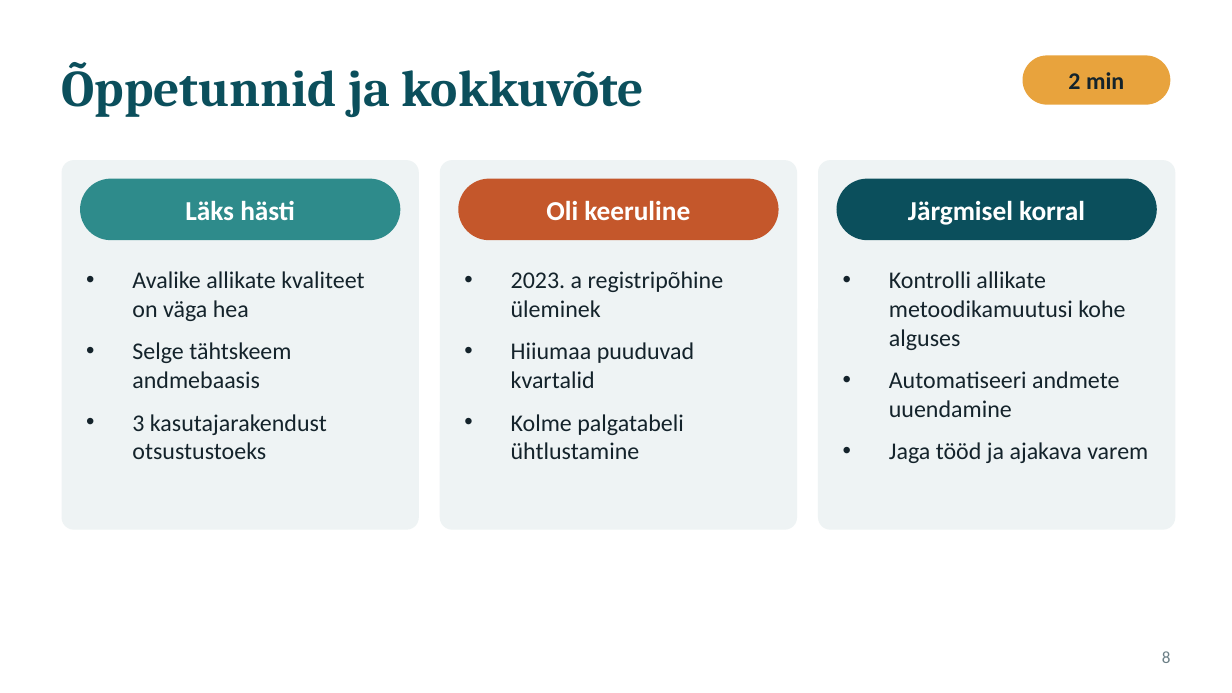
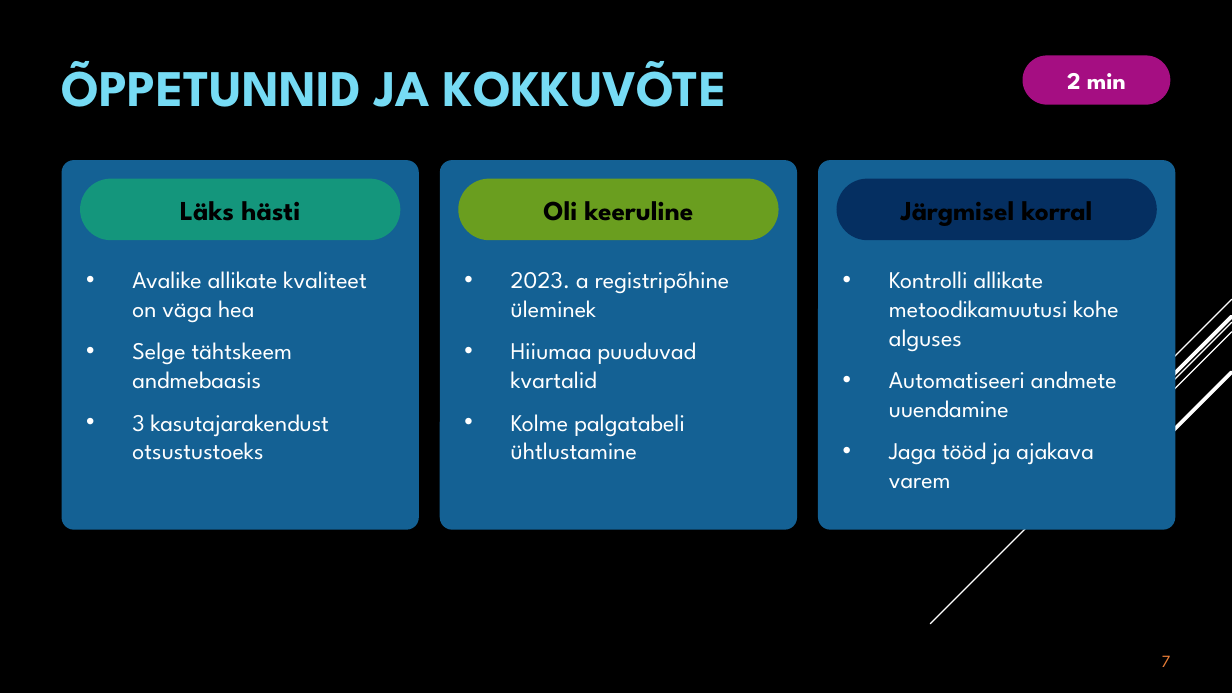
Before and after one commit to kaidisoiela/Grupitoo_kinnisvara, a slide deck: slide 7 of Eesti_kinnisvaraturu_ja_ostujõu_analüüs_esitlus.pptx (slide 8 before the commit). Drawn at 1232x693 pixels with LibreOffice and Linux fonts; fonts in the diff are those of the drawing. Boxes give left, top, right and bottom in pixels: in the first picture for what was removed or moved away, otherwise in the second. Text is boxed around its words. In the diff, an @@ line names an element or a change of style, - is before the commit and + after.

```diff
--- a/Eesti_kinnisvaraturu_ja_ostujõu_analüüs_esitlus.pptx
+++ b/Eesti_kinnisvaraturu_ja_ostujõu_analüüs_esitlus.pptx
@@ background #FFFFFF to #000000 @@
@@ rounded rectangle at [1023,55,1170,105]: fill #E8A33D to #A50E82 @@
@@ title at [62,61,727,107]: text changed; font Cambria to League Spartan; text colour #0B4F5C to #76DBF4 @@
-Õppetunnid ja kokkuvõte
+ÕPPETUNNID JA KOKKUVÕTE
@@ rounded rectangle at [80,179,400,240]: fill #2E8B8B to #14967C @@
@@ rounded rectangle at [458,179,779,240]: fill #C4572B to #6A9E1F @@
@@ fill #EEF3F4 to #146194 in 3 elements at [62,160,419,530], [440,160,797,530], [818,160,1175,530] @@
@@ font Calibri to League Spartan, text colour #FFFFFF to #000000 in 3 elements at [180,201,300,221], [543,201,694,221], [901,201,1093,226] @@
@@ rounded rectangle at [837,179,1157,240]: fill #0B4F5C to #052F61 @@
@@ font Calibri to League Spartan, text colour #14232B to #FFFFFF in 4 elements at [1067,73,1126,89], [132,271,366,460], [511,271,729,460], [889,271,1118,489] @@
@@ group added at [930,299,1232,623]: 5 lines @@
@@ page number at [1162,655,1171,667]: vertical alignment top to bottom @@
@@ page number at [1162,655,1171,667]: text changed; font Calibri to League Spartan; text colour #6B7F86 to #E87D37 @@
-8
+7
```
Also in this commit, not shown: 6 other slides changed, 1 slide added, 2 slides removed.
